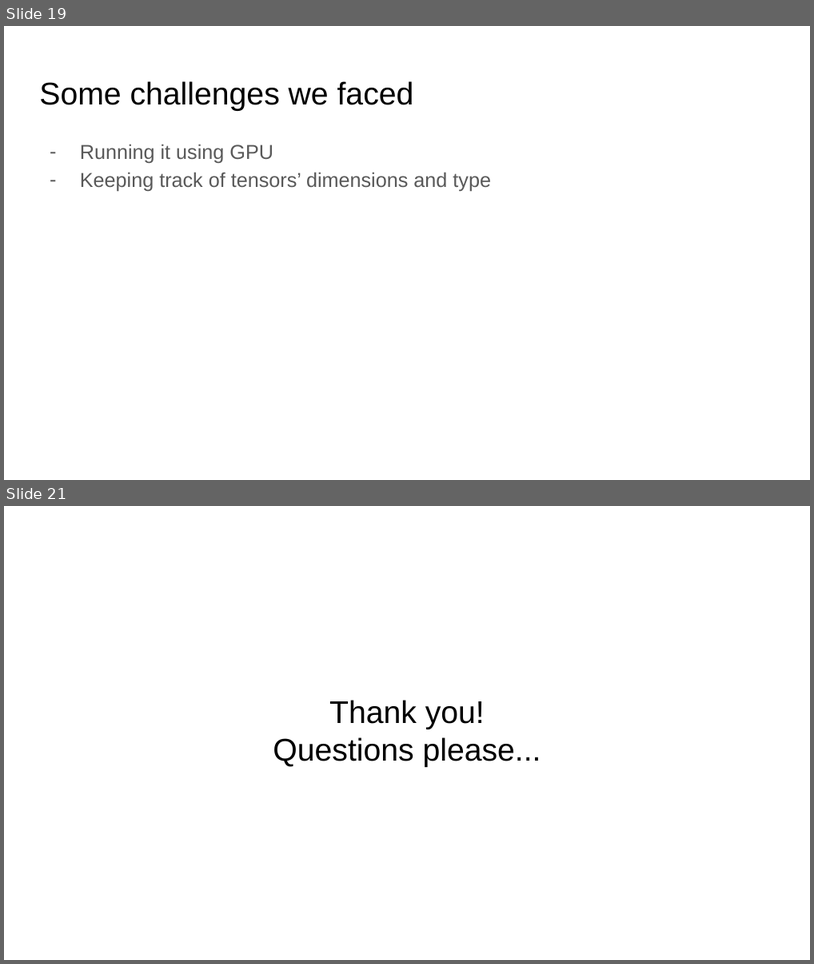
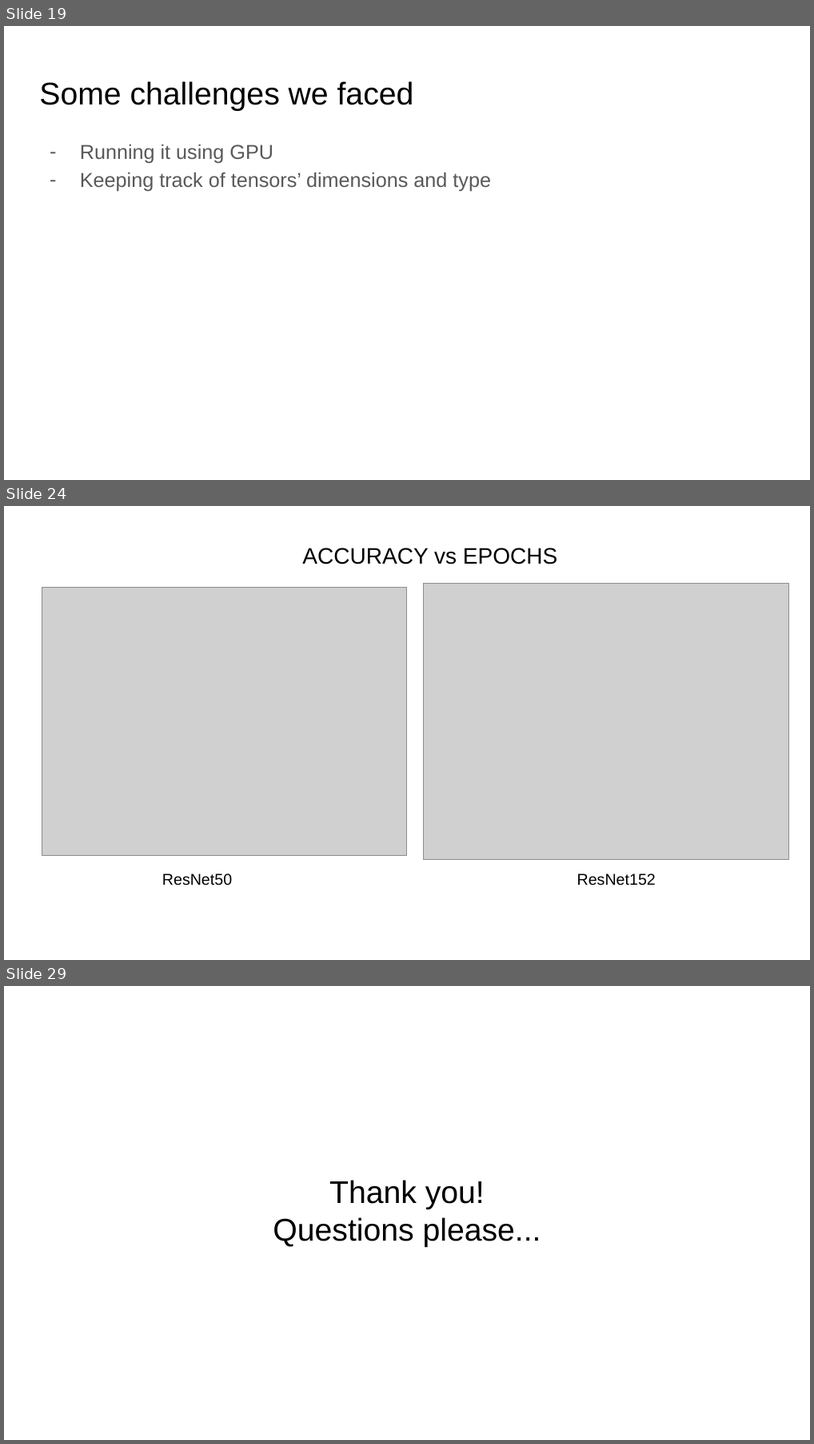
Before and after one commit to KrishnaGarg/gesture-recognition, a slide deck: HAND GESTURE RECOGNITION.pptx. Shown one above the other, each under a label of ours: slides 19 and 21 before the commit, slides 19, 24 and 29 after it; the slides between them are not shown. The pictures are 814x964 and 814x1444 pixels, drawn with LibreOffice and Linux fonts; fonts in the diff are those of the drawing; grey boxes stand for pictures. Boxes give left, top, right and bottom in pixels: in the first picture for what was removed or moved away, otherwise in the second. Text is boxed around its words. In the diff, an @@ line names an element or a change of style, - is before the commit and + after.

```diff
--- a/HAND GESTURE RECOGNITION.pptx
+++ b/HAND GESTURE RECOGNITION.pptx
@@ slide 24 added at [4, 506, 810, 960], background #FFFFFF @@
@@ text added at [302, 548, 558, 564], 20 pt, text #000000 @@
+ACCURACY vs EPOCHS
@@ picture added at [42, 587, 407, 854] @@
@@ picture added at [424, 583, 790, 858] @@
@@ text added at [162, 873, 232, 885], 14 pt, text #000000 @@
+ResNet50
@@ text added at [578, 873, 656, 885], 14 pt, text #000000 @@
+ResNet152
@@ what was slide 21 is now slide 29 @@
```
Also in this commit, not shown: 3 slides changed, 7 other slides added.
